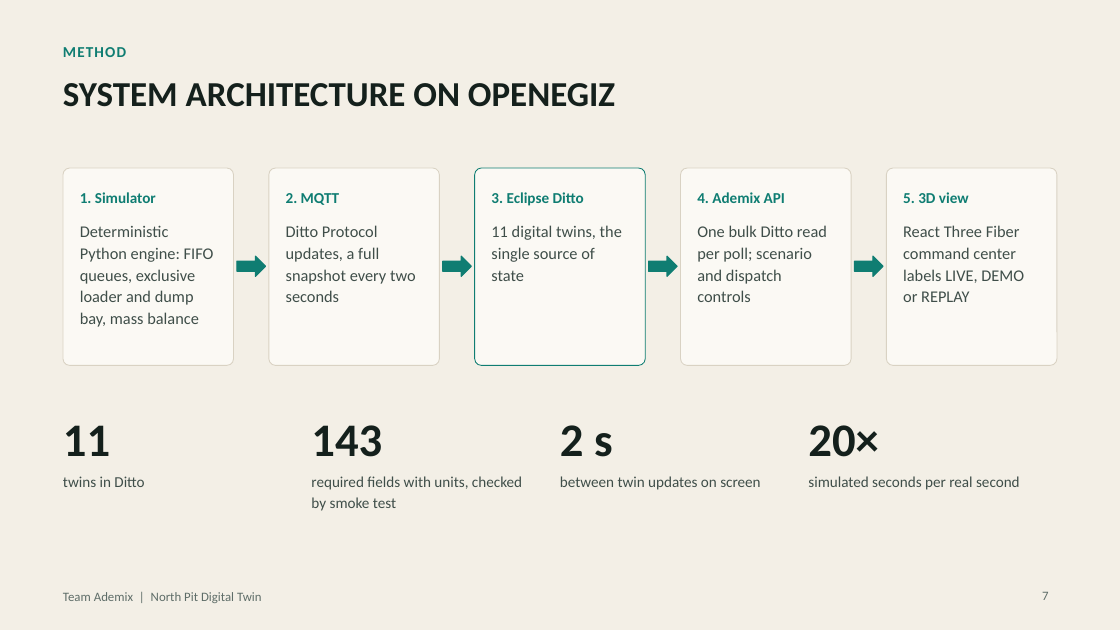
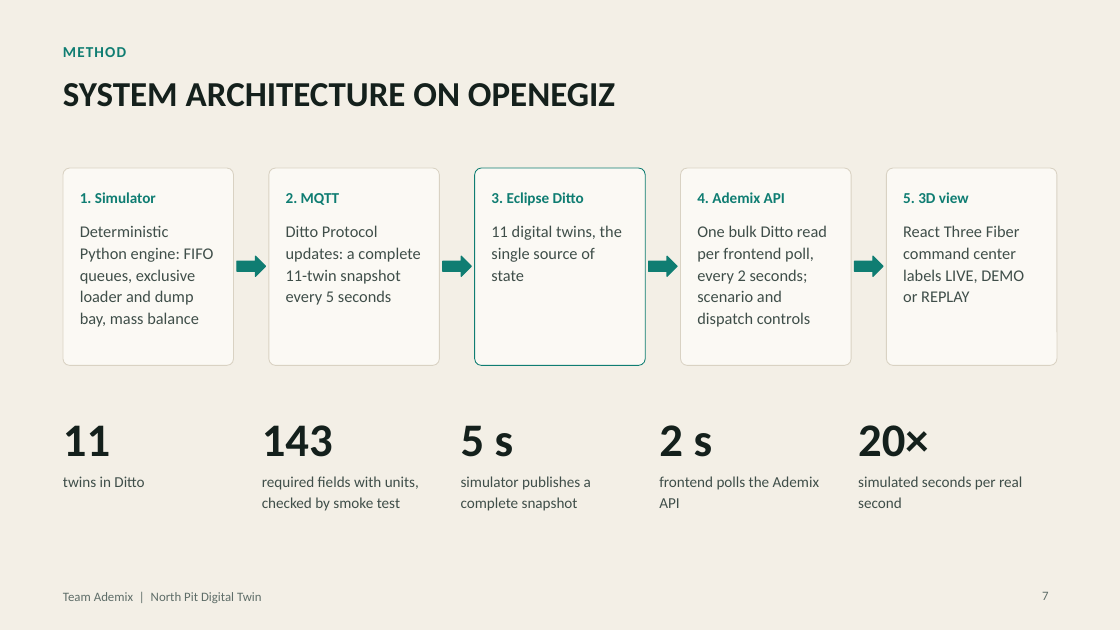
Before and after one commit to ahmadshahyawar/Digital-Mine-on-OpenEgiz, a slide deck: slide 7 of presentation.pptx. Drawn at 1120x630 pixels with LibreOffice and Linux fonts; fonts in the diff are those of the drawing. Boxes give left, top, right and bottom in pixels: in the first picture for what was removed or moved away, otherwise in the second. Text is boxed around its words. In the diff, an @@ line names an element or a change of style, - is before the commit and + after.

```diff
--- a/presentation.pptx
+++ b/presentation.pptx
@@ text at box(286, 225, 420, 305): text changed @@
-Ditto Protocol updates, a full snapshot every two seconds
+Ditto Protocol updates: a complete 11-twin snapshot every 5 seconds
@@ text at box(697, 225, 827, 327): text changed @@
-One bulk Ditto read per poll; scenario and dispatch controls
+One bulk Ditto read per frontend poll, every 2 seconds; scenario and dispatch controls
@@ text "143": place and size @@
-text "143" at box(311, 425, 382, 457)
+text "143" at box(262, 425, 333, 457)
@@ text "2 s": place and size @@
-text "2 s" at box(560, 425, 613, 457)
+text "2 s" at box(659, 425, 713, 457)
@@ text "20×": place and size @@
-text "20×" at box(808, 425, 878, 457)
+text "20×" at box(858, 425, 928, 457)
@@ text added at box(461, 425, 514, 457), 40 pt, text #14201C, bold @@
+5 s
@@ text "required fields with units, checked ..." rewrapped from box(311, 476, 522, 511) to box(262, 476, 419, 511) @@
@@ text at box(461, 476, 591, 511): text changed @@
-between twin updates on screen
+simulator publishes a complete snapshot
@@ text added at box(659, 476, 819, 508), 13 pt, text #3F4E49 @@
+frontend polls the Ademix API
@@ text "simulated seconds per real second" rewrapped from box(808, 476, 1020, 490) to box(858, 476, 1022, 508) @@
```
Also in this commit, not shown: 2 other slides changed, 1 other file.
